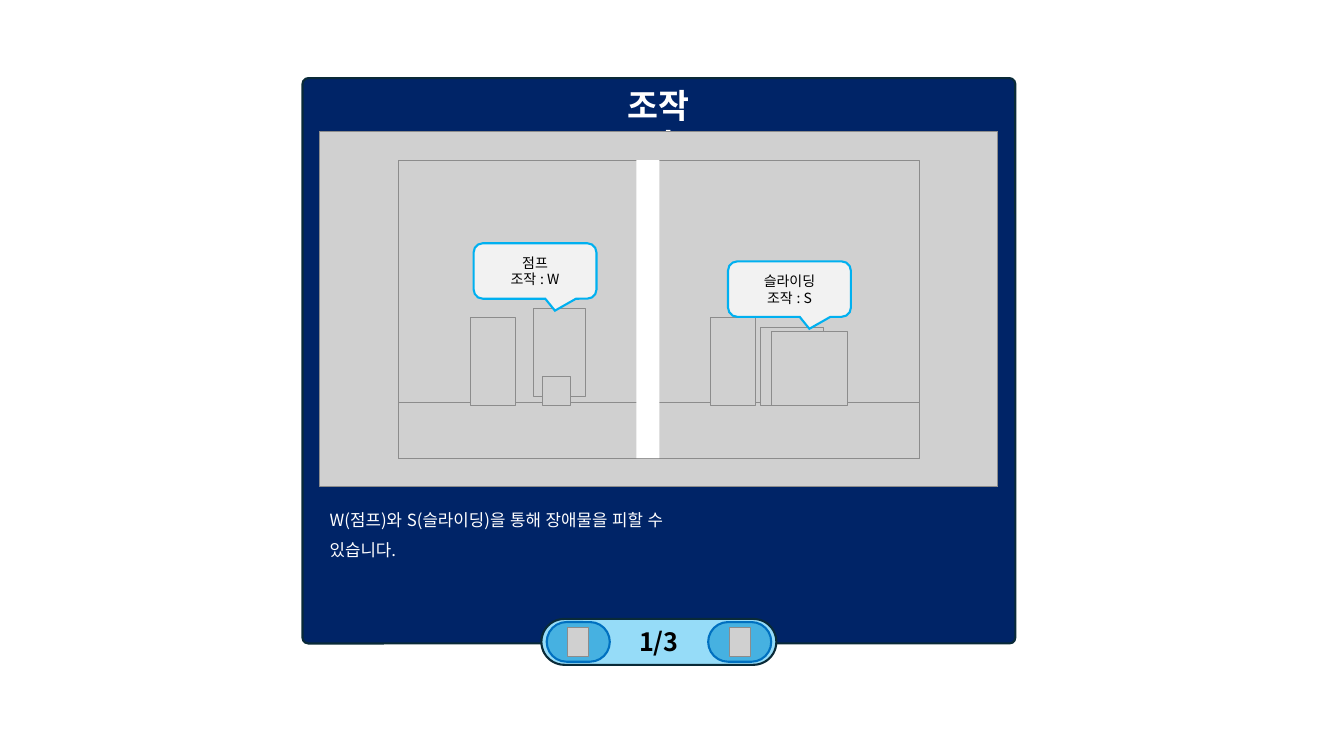
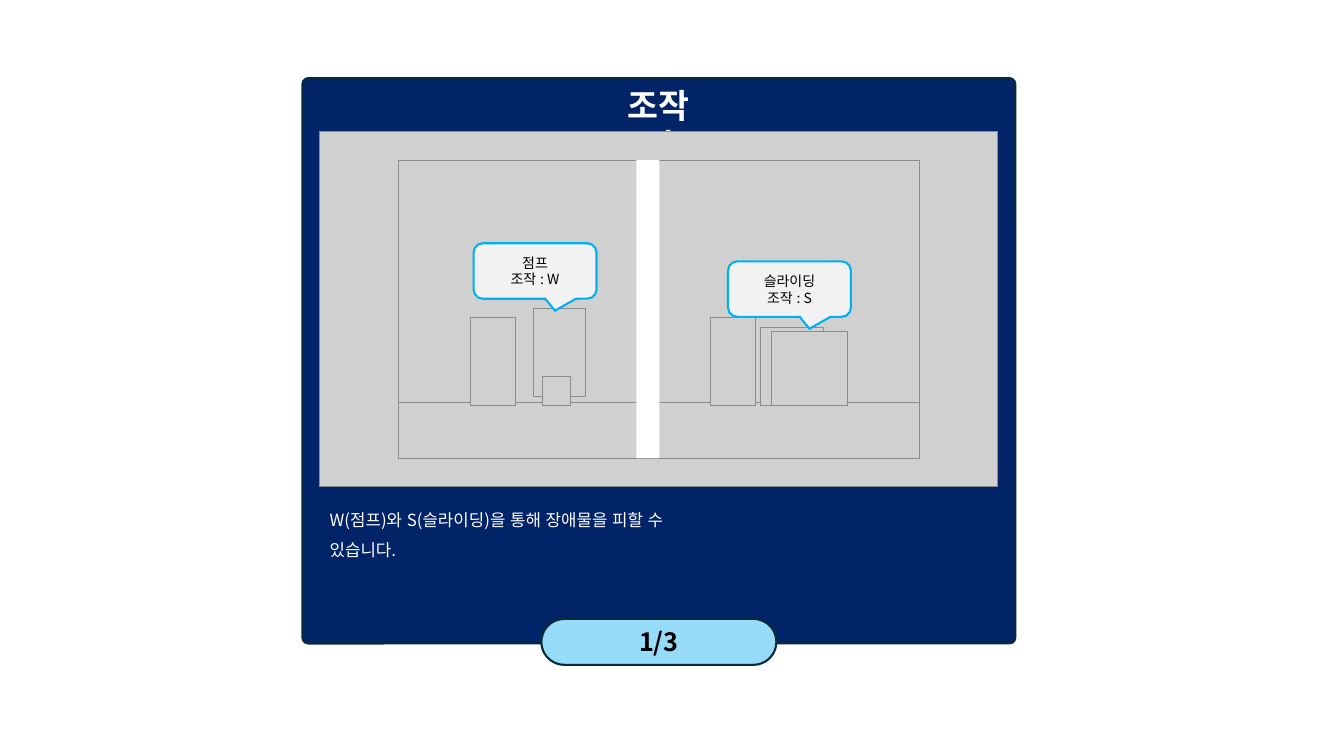
Before and after one commit to weariness00/Mandle_10Minute_Game, a slide deck: slide 32 of document/UI.pptx (slide 31 before the commit). Drawn at 1344x756 pixels with LibreOffice and Linux fonts; fonts in the diff are those of the drawing; grey boxes stand for pictures. Boxes give left, top, right and bottom in pixels: in the first picture for what was removed or moved away, otherwise in the second. Text is boxed around its words. In the diff, an @@ line names an element or a change of style, - is before the commit and + after.

```diff
--- a/document/UI.pptx
+++ b/document/UI.pptx
@@ group removed at (x1=546, y1=622, x2=772, y2=661): 2 rounded rectangles, 2 pictures @@
```
Also in this commit, not shown: 1 other slide changed, 1 slide added, 5 other files.
